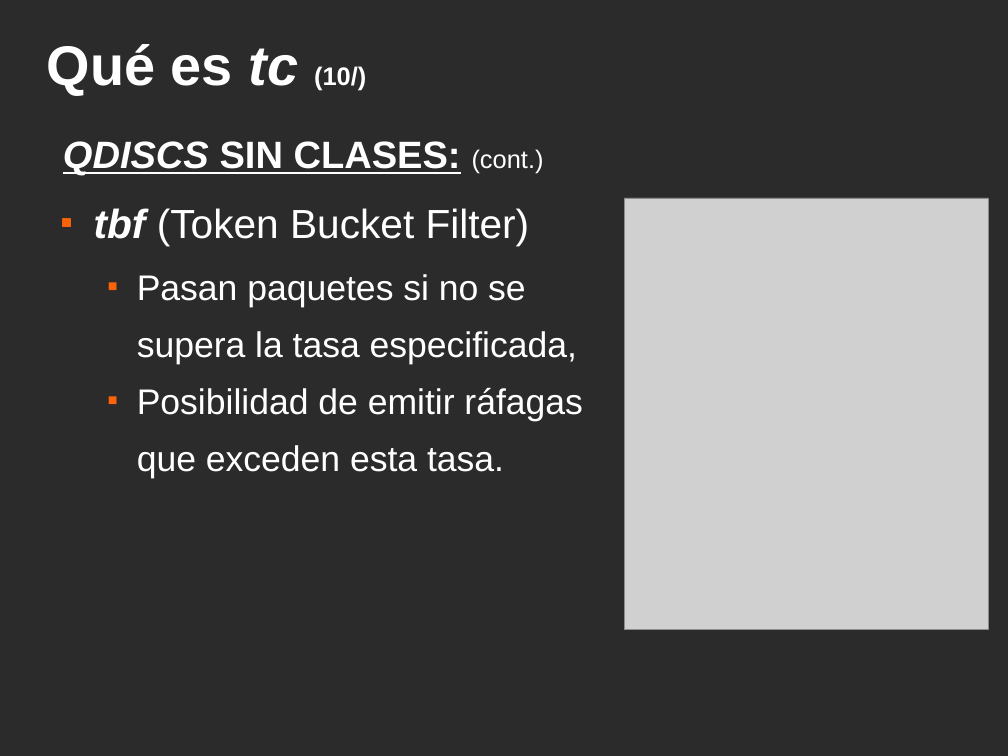
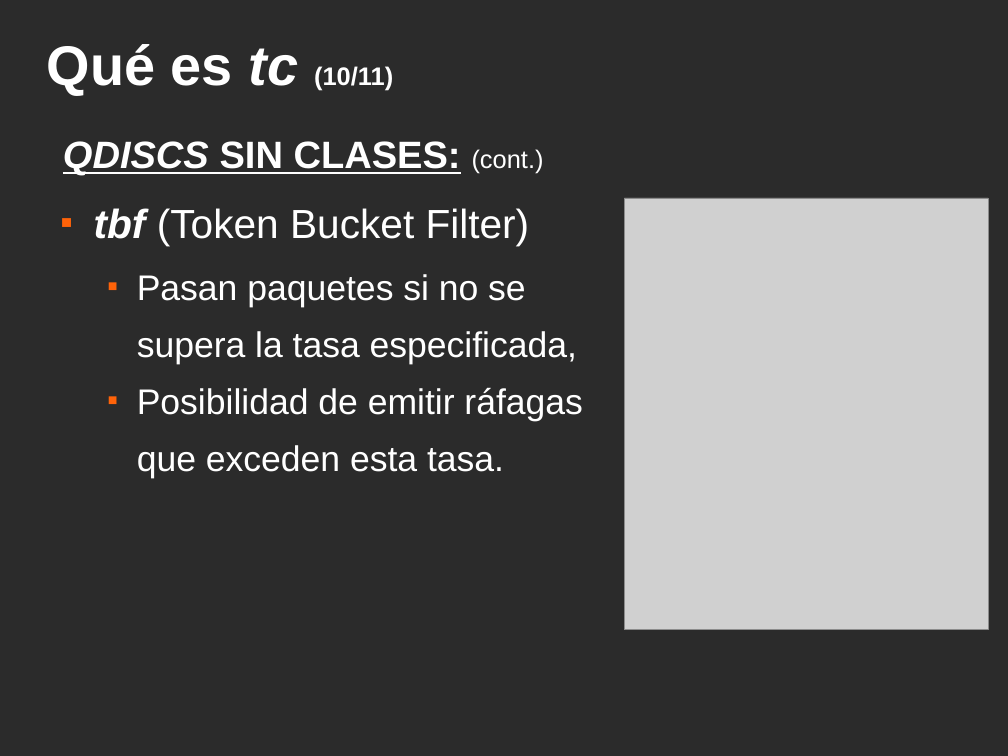
Before and after one commit to srug86/trabajos5oesi.pirs, a slide deck: slide 13 of present/slices.odp. Drawn at 1008x756 pixels with LibreOffice and Linux fonts; fonts in the diff are those of the drawing; grey boxes stand for pictures; background and template pictures are left out; a plain dark background stands for a picture behind light text. Boxes give left, top, right and bottom in pixels: in the first picture for what was removed or moved away, otherwise in the second. Text is boxed around its words. In the diff, an @@ line names an element or a change of style, - is before the commit and + after.

```diff
--- a/present/slices.odp
+++ b/present/slices.odp
@@ title at bbox=[47, 44, 393, 95]: text changed @@
-Qué es tc (10/)
+Qué es tc (10/11)
```
Also in this commit, not shown: 10 other slides changed, 8 slides added, 1 other file.
